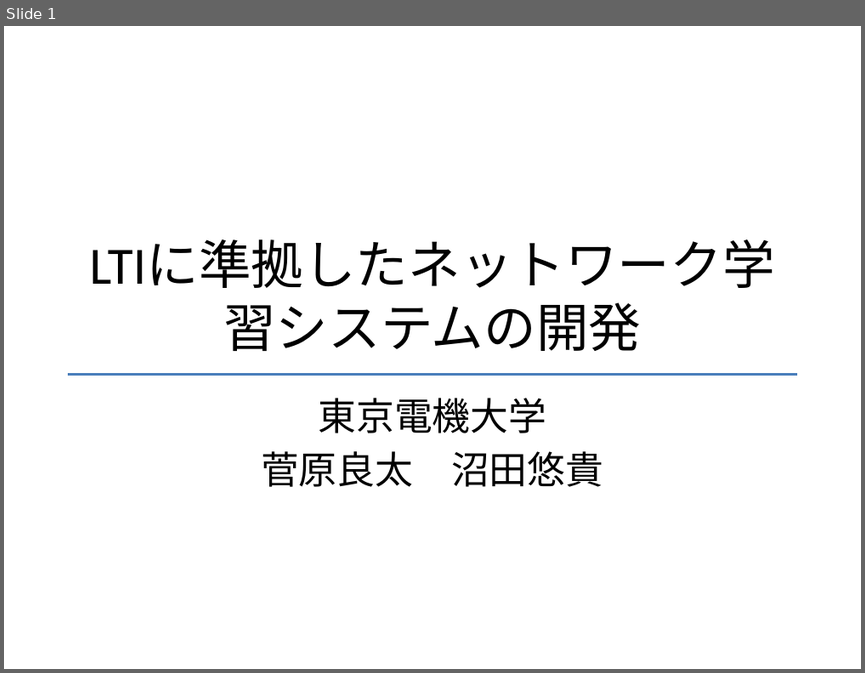
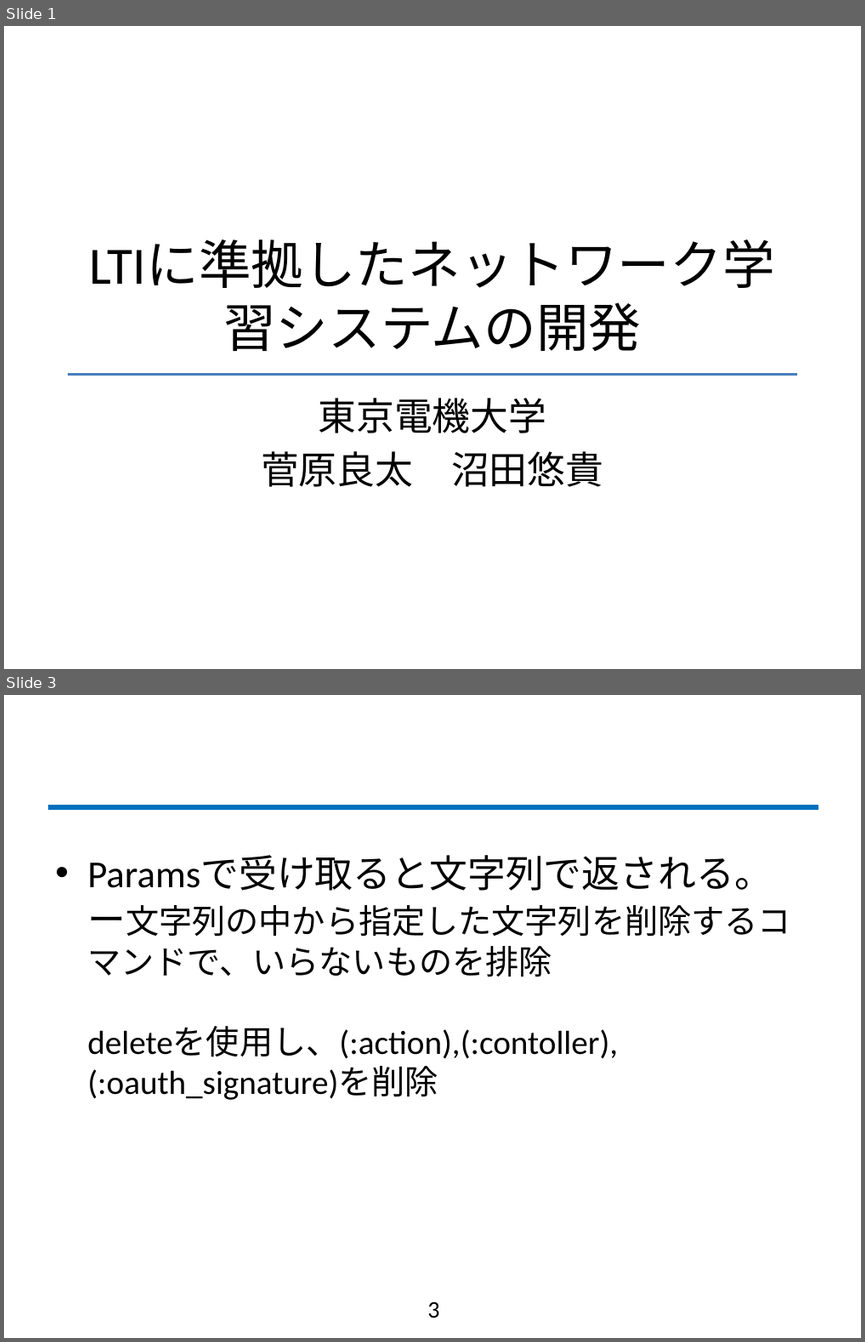
Before and after one commit to fujiLabo/fuji_simu, a slide deck: テンプレ.pptx. Shown one above the other, each under a label of ours: slide 1 before the commit, slides 1 and 3 after it; the slides between them are not shown. The pictures are 865x673 and 865x1342 pixels, drawn with LibreOffice and Linux fonts; fonts in the diff are those of the drawing; background and template pictures are left out. Boxes give left, top, right and bottom in pixels: in the first picture for what was removed or moved away, otherwise in the second. Text is boxed around its words. In the diff, an @@ line names an element or a change of style, - is before the commit and + after.

```diff
--- a/テンプレ.pptx
+++ b/テンプレ.pptx
@@ slide 3 added at [4,695,861,1338], background #FFFFFF @@
@@ line added from (47, 807) to (818, 807), #0070C0 4 pt @@
@@ text added at [87,856,791,1100], 28 pt, text #000000 @@
+• Paramsで受け取ると文字列で返される。
+  ー文字列の中から指定した文字列を削除するコマンドで、いらないものを排除
+  deleteを使用し、(:action),(:contoller),(:oauth_signature)を削除
@@ page number added at [427,1302,439,1318], 20 pt, text #000000 @@
+3
```
Also in this commit, not shown: 6 other slides added, 1 other file.
